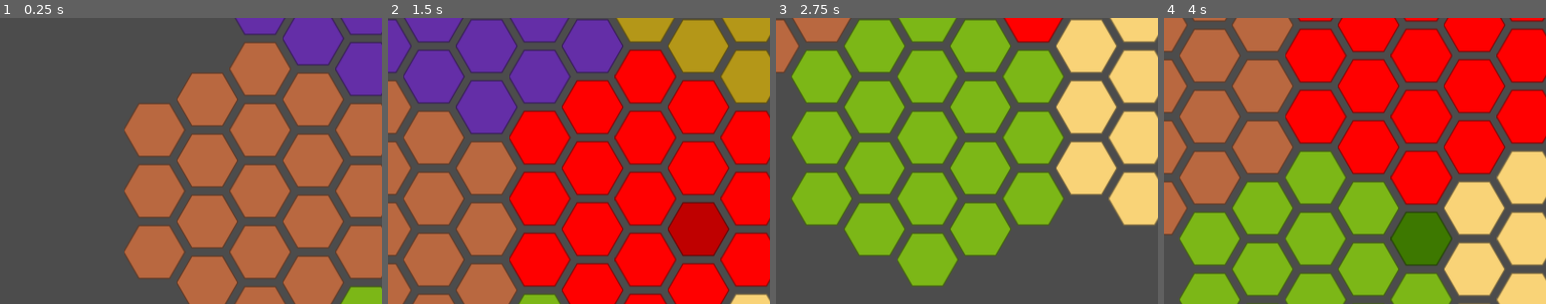
Above: before the commit, frames 1-4 (left to right).
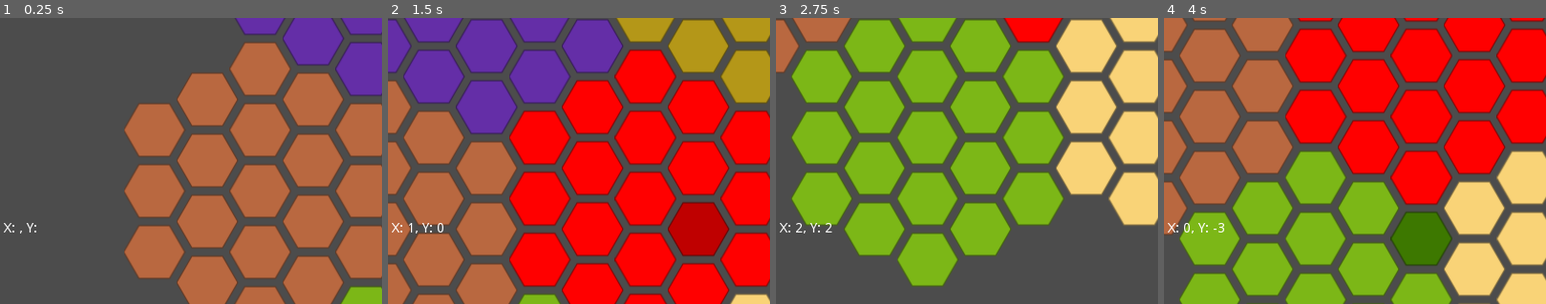
Above: after the commit, the same moments.

Repository: alexander-l-stone/RebellionAndEmpire
Game: Godot game, scene res://scenes/test/test.tscn
The game is run twice, just before and just after one commit, with the same random seed, the same clock (stepped at 60 frames per second) and the same inputs. The project has no main scene, so this scene is started directly.
Inputs (mouse positions are % of the whole screen's width and height, from its top left):
- Up to frame 1 (0.25 s): no input
- Up to frame 2 (1.5 s): move the mouse to (88, 79) at 0.52 s; move the mouse to (43, 87) at 1.27 s
- Up to frame 3 (2.75 s): move the mouse to (48, 21) at 2.02 s
- Up to frame 4 (4 s): tap Enter at 2.75 s; move the mouse to (27, 12) at 2.77 s; move the mouse to (34, 89) at 3.52 s
The pictures show only the part of the screen within x 0-50%, y 50-100%; the shares and areas given below are measured in that part.

The runs differ from the first frame. In frame 1, less than 0.1% of the frame differs, in the area x 1-10%, y 71-76%; in frame 2, 0.1%; in frame 3, 0.1%; in frame 4, 0.2%, in the area x 1-16%, y 71-76%.

Commit message:
WIP: Added coordinate display that displays coordinates of hexes hovered by mouse.

Diff:
--- a/project.godot
+++ b/project.godot
@@ -18,6 +18,10 @@
 config/name="Rebellion And Empire"
 config/icon="res://icon.png"
 
+[autoload]
+
+SignalManager="*res://scripts/signal_manager.gd"
+
 [display]
 
 window/size/width=800
--- a/scenes/hex/hex.gd
+++ b/scenes/hex/hex.gd
@@ -15,7 +15,10 @@
 
 func _on_Hex_mouse_entered():
 	$Sprite_Hex.modulate = Color(max(0, red-0.25), max(0, green-0.25), max(0, blue-0.25))
-
+	SignalManager.emit_signal('hover_coordinates', q, r)
+	print('Emitting Signal hover_coordinates')
 
 func _on_Hex_mouse_exited():
 	$Sprite_Hex.modulate = Color(red, green, blue)
+	SignalManager.emit_signal('clear_coordinates')
+	print('Emitting Signal clear_coordinates')
--- a/scenes/sector/sector.gd
+++ b/scenes/sector/sector.gd
@@ -26,7 +26,7 @@
 	var hex_resource = load("res://scenes/hex/hex.tscn")
 	for qloc in range(-2+q, 3+q):
 		for rloc in range(-2+r, 3+r):
-			print(String(qloc-q) +","+ String(rloc-r))
+
 			if ((qloc-q)+(rloc-r) > -3) && ((qloc-q)+(rloc-r) < 3):
 				var hex = hex_resource.instance()
 				hex.set_global_position(Vector2(hex_height*rloc*sin(deg2rad(60)),hex_width*qloc+cos(deg2rad(60))*rloc*hex_height))
--- /dev/null
+++ b/scenes/ui/scripts/coordinate_display.gd
@@ -0,0 +1,23 @@
+extends RichTextLabel
+
+
+# Declare member variables here. Examples:
+# var a = 2
+# var b = "text"
+
+
+# Called when the node enters the scene tree for the first time.
+func _ready():
+	pass
+
+func clear():
+	self.text = "X: , Y: "
+	print('Recieved clear_coordinates')
+
+func display(q, r):
+	self.text = "X: " + String(r) + ", Y: " + String(-q)
+	print('Recieved hover_coordinates')
+
+# Called every frame. 'delta' is the elapsed time since the previous frame.
+#func _process(delta):
+#	pass
--- /dev/null
+++ b/scenes/ui/scripts/ui.gd
@@ -0,0 +1,18 @@
+extends Node2D
+
+
+# Declare member variables here. Examples:
+# var a = 2
+# var b = "text"
+
+
+# Called when the node enters the scene tree for the first time.
+func _ready():
+	var rtl_coordinates = self.get_node("UI_CanvasLayer/RTL_Coordinates")
+	SignalManager.connect('hover_coordinates', rtl_coordinates, 'display')
+	SignalManager.connect('clear_coordinates', rtl_coordinates, 'clear')
+
+
+# Called every frame. 'delta' is the elapsed time since the previous frame.
+#func _process(delta):
+#	pass
--- a/scenes/ui/ui.tscn
+++ b/scenes/ui/ui.tscn
@@ -1,9 +1,29 @@
-[gd_scene load_steps=2 format=2]
+[gd_scene load_steps=4 format=2]
 
 [ext_resource path="res://scenes/ui/scripts/camera_movement.gd" type="Script" id=1]
+[ext_resource path="res://scenes/ui/scripts/coordinate_display.gd" type="Script" id=2]
+[ext_resource path="res://scenes/ui/scripts/ui.gd" type="Script" id=3]
 
-[node name="UI_Camera" type="Node2D"]
+[node name="UI" type="Node2D"]
+script = ExtResource( 3 )
 
 [node name="UI_Camera" type="Camera2D" parent="."]
 current = true
 script = ExtResource( 1 )
+
+[node name="UI_CanvasLayer" type="CanvasLayer" parent="."]
+
+[node name="RTL_Coordinates" type="RichTextLabel" parent="UI_CanvasLayer"]
+anchor_left = -0.5
+anchor_top = -0.501
+anchor_right = -0.5
+anchor_bottom = -0.501
+margin_left = 403.595
+margin_top = 814.953
+margin_right = 483.595
+margin_bottom = 829.953
+text = "X: , Y: "
+script = ExtResource( 2 )
+__meta__ = {
+"_edit_use_anchors_": false
+}
--- /dev/null
+++ b/scripts/signal_manager.gd
@@ -0,0 +1,13 @@
+extends Node
+
+
+signal clear_coordinates
+signal hover_coordinates(q, r)
+
+func _ready():
+	pass # Replace with function body.
+
+
+# Called every frame. 'delta' is the elapsed time since the previous frame.
+#func _process(delta):
+#	pass
